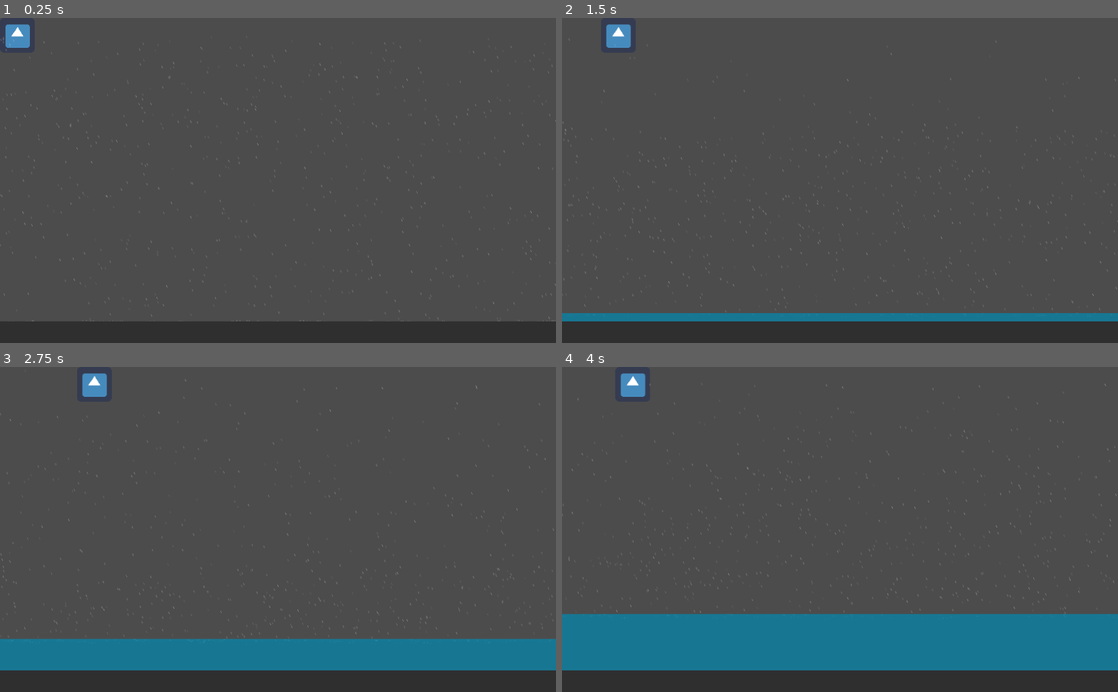
Above: before the commit, frames 1-4 (two rows, left to right).
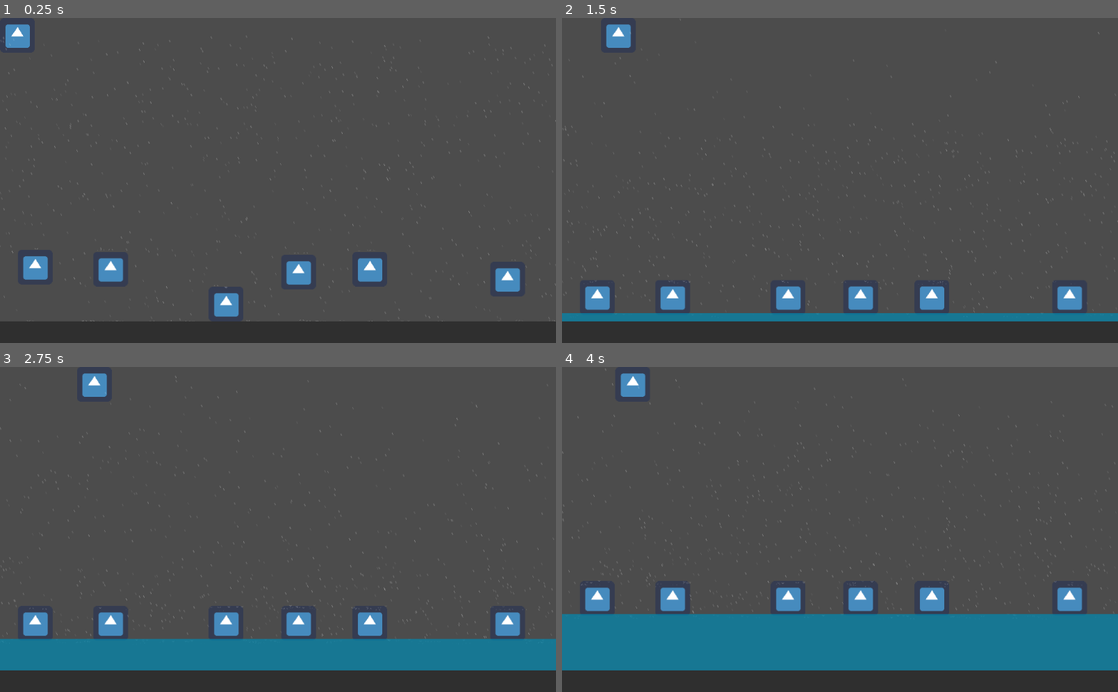
Above: after the commit, the same moments.

Repository: Deji69/NaturalDisasterJam
Game: Godot game, scene res://MainGame.tscn
The game is run twice, just before and just after one commit, with the same random seed, the same clock (stepped at 60 frames per second) and the same inputs. The engine's default icon, where the game draws it, is replaced by a stand-in: a white triangle on a blue panel in a dark square.
Inputs (mouse positions are in pixels of both pictures, inside the frame that each line leads up to):
- Up to frame 1 (0.25 s): no input
- Up to frame 2 (1.5 s): move the mouse to (962, 164) at 0.52 s; hold Right (ui_right) 0.53-1.25 s; click (962, 164) at 0.67 s; drag from (728, 196) to (812, 245) at 1.27 s
- Up to frame 3 (2.75 s): move the mouse to (333, 458) at 2.02 s; hold Right (ui_right) from 2.03 s (still down); click (333, 458) at 2.17 s
- Up to frame 4 (4 s): release Right (ui_right) at 2.75 s; drag from (812, 594) to (673, 480) at 2.77 s; move the mouse to (1006, 578) at 3.52 s; hold Left (ui_left) from 3.53 s (still down); click (1006, 578) at 3.67 s

The runs differ from the first frame. In frame 1, 2.2% of the frame differs, in the area x 0-100%, y 5-94%; in frame 2, 2.3%; in frame 3, 2.3%; in frame 4, 2.4%, in the area x 0-100%, y 0-77%.

Commit message:
Add draggable derbis

Diff:
--- /dev/null
+++ b/DraggableBlock.gd
@@ -0,0 +1,56 @@
+extends RigidBody2D
+
+export var interactable = true
+export var dragging_linear_damp = -1.0
+export var dragging_angular_damp = -1.0
+export var dragging_acceleration = 20
+export var dragging_time = 0.1
+export var dragging_mass = 0.1
+
+var dragging = false
+var drag_point = Vector2()
+onready var original_linear_damp = linear_damp
+onready var original_angular_damp = angular_damp
+onready var original_mass = mass
+
+func _ready():
+	set_physics_process(false)
+
+# Handle mouse clicks
+func _input_event(viewport, event, shape_idx):
+	if interactable:
+		event = make_input_local(event)
+		if event is InputEventMouseButton:
+			if event.button_index == BUTTON_LEFT and event.is_pressed():
+				set_dragging(true)
+				drag_point = get_local_mouse_position()
+
+func _input(event):
+	if event is InputEventMouseButton and dragging:
+		if event.button_index == BUTTON_LEFT and !event.is_pressed():
+			set_dragging(false)
+
+func set_dragging(state):
+	dragging = state
+	if dragging:
+		linear_damp = dragging_linear_damp
+		angular_damp = dragging_angular_damp
+		mass = dragging_mass
+	else:
+		linear_damp = original_linear_damp
+		angular_damp = original_linear_damp
+		mass = original_mass
+		for body in get_colliding_bodies():
+			if body.get("interactable") == false:
+				interactable = false
+				input_pickable = false
+	set_physics_process(dragging)
+
+# Drag
+func _physics_process(delta):
+	if dragging:
+		var from_point = to_global(drag_point)
+		var to_point = get_global_mouse_position()
+
+		var target_velocity = (to_point - from_point) / dragging_time
+		apply_impulse(from_point - global_position, (target_velocity - linear_velocity).clamped(delta * dragging_acceleration) * mass)
--- /dev/null
+++ b/DraggableBlock.tscn
@@ -0,0 +1,48 @@
+[gd_scene load_steps=4 format=2]
+
+[ext_resource path="res://DraggableBlock.gd" type="Script" id=1]
+[ext_resource path="res://icon.png" type="Texture" id=2]
+
+[sub_resource type="RectangleShape2D" id=1]
+
+custom_solver_bias = 0.0
+extents = Vector2( 32, 32 )
+
+[node name="DraggableBlock" type="RigidBody2D" index="0"]
+
+input_pickable = true
+collision_layer = 1
+collision_mask = 1
+mode = 0
+mass = 1.0
+friction = 1.0
+bounce = 0.0
+gravity_scale = 1.0
+custom_integrator = false
+continuous_cd = 0
+contacts_reported = 2
+contact_monitor = true
+sleeping = false
+can_sleep = true
+linear_velocity = Vector2( 0, 0 )
+linear_damp = 0.1
+angular_velocity = 0.0
+angular_damp = 0.3
+script = ExtResource( 1 )
+_sections_unfolded = [ "Angular", "Linear", "Pickable" ]
+interactable = true
+dragging_linear_damp = 0.3
+dragging_angular_damp = 0.5
+dragging_acceleration = 1600
+dragging_time = 0.1
+dragging_mass = 0.1
+
+[node name="Sprite" type="Sprite" parent="." index="0"]
+
+show_behind_parent = true
+texture = ExtResource( 2 )
+_sections_unfolded = [ "Visibility" ]
+
+[node name="CollisionShape2D" type="CollisionShape2D" parent="." index="1"]
+
+shape = SubResource( 1 )
--- a/MainGame.tscn
+++ b/MainGame.tscn
@@ -1,10 +1,11 @@
-[gd_scene load_steps=6 format=2]
+[gd_scene load_steps=7 format=2]
 
 [ext_resource path="res://Flooding.gd" type="Script" id=1]
 [ext_resource path="res://Rain.tscn" type="PackedScene" id=2]
 [ext_resource path="res://PlayerCharacter.tscn" type="PackedScene" id=3]
+[ext_resource path="res://DraggableBlock.tscn" type="PackedScene" id=4]
 
-[sub_resource type="RectangleShape2D" id=3]
+[sub_resource type="RectangleShape2D" id=1]
 
 custom_solver_bias = 0.0
 extents = Vector2( 32, 32 )
@@ -14,7 +15,7 @@
 custom_solver_bias = 0.0
 extents = Vector2( 32, 32 )
 
-[node name="World" type="Node" index="0"]
+[node name="World" type="Node"]
 
 [node name="Area2D" type="Area2D" parent="." index="0"]
 
@@ -106,3 +107,28 @@
 _sections_unfolded = [ "Material" ]
 
 [node name="PlayerCharacter" parent="." index="3" instance=ExtResource( 3 )]
+
+[node name="DraggableBlock" parent="." index="4" instance=ExtResource( 4 )]
+
+position = Vector2( 416.389, 527.426 )
+interactable = false
+
+[node name="DraggableBlock2" parent="." index="5" instance=ExtResource( 4 )]
+
+position = Vector2( 934.562, 479.31 )
+
+[node name="DraggableBlock3" parent="." index="6" instance=ExtResource( 4 )]
+
+position = Vector2( 64.7716, 457.103 )
+
+[node name="DraggableBlock4" parent="." index="7" instance=ExtResource( 4 )]
+
+position = Vector2( 681.027, 460.804 )
+
+[node name="DraggableBlock5" parent="." index="8" instance=ExtResource( 4 )]
+
+position = Vector2( 203.568, 460.804 )
+
+[node name="DraggableBlock6" parent="." index="9" instance=ExtResource( 4 )]
+
+position = Vector2( 549.634, 466.356 )
Not shown: 1 places in MainGame.tscn that only renumber resources
